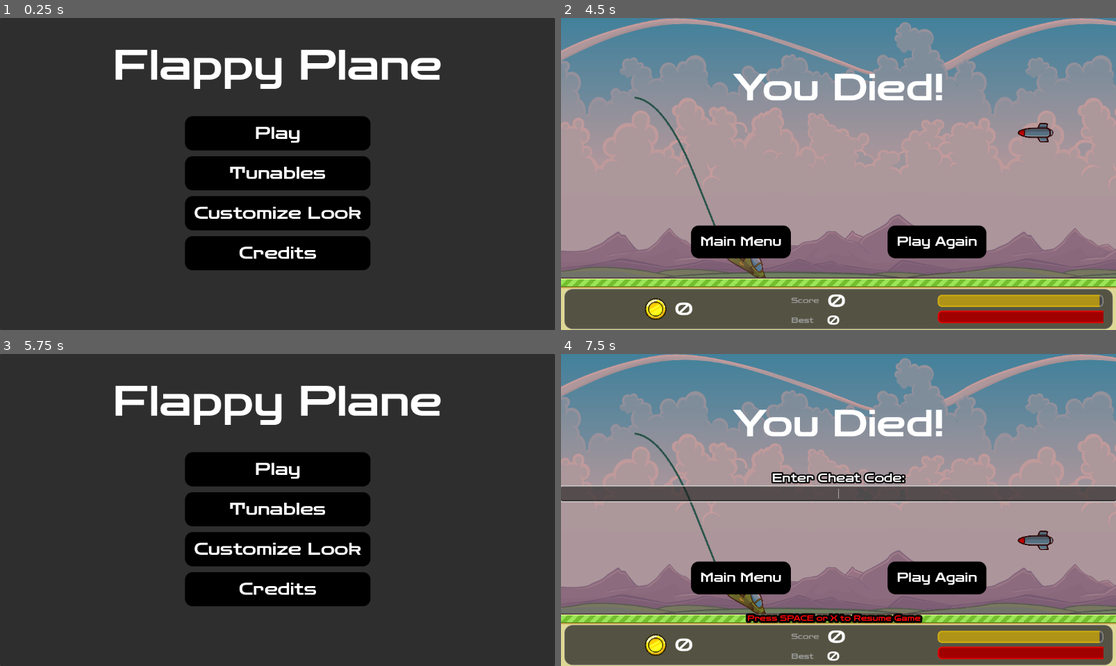
Above: before the commit, frames 1-4 (two rows, left to right).
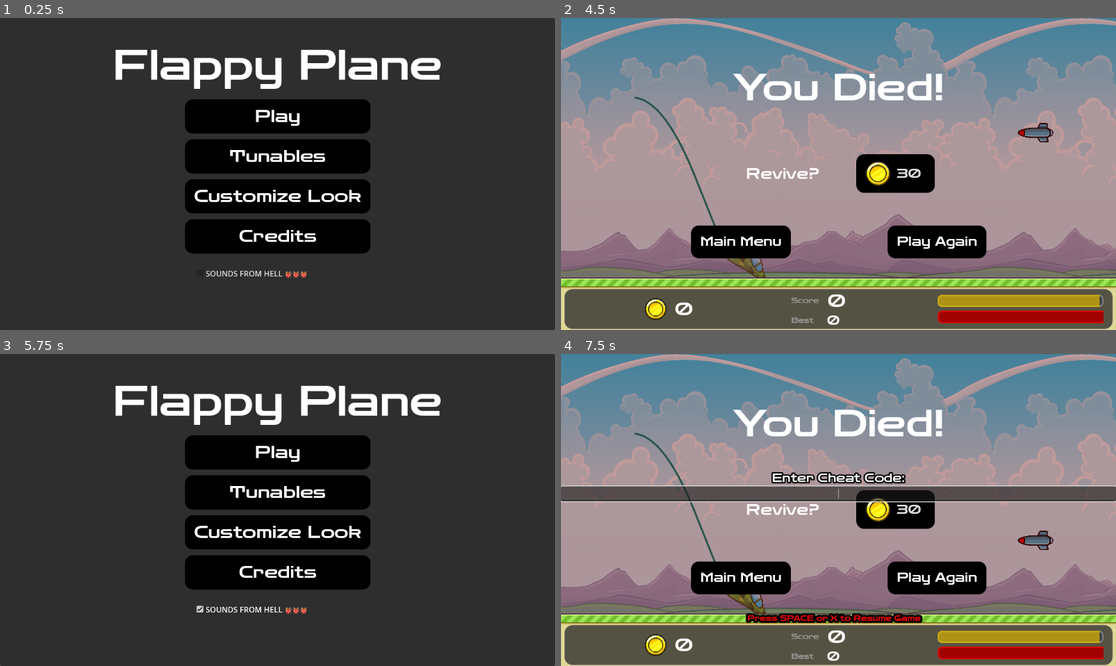
Above: after the commit, the same moments.

Repository: matrndev/flappy-plane
Game: Godot game, scene res://scenes/main_menu.tscn
Two runs of this game, one before a commit and one after it. Both use one fixed random seed, a clock stepped at 60 frames per second and the inputs below.
Inputs (mouse positions are in pixels of both pictures, inside the frame that each line leads up to):
- Up to frame 1 (0.25 s): no input
- Up to frame 2 (4.5 s): click "Customize Look" at 0.5 s; click "Save" at 1.25 s; click (838, 273) at 2 s, where only the run after the commit has a clickable "SOUNDS FROM HELL 👹👹👹"; click "Play" at 2.75 s; tap Space (keyboard_space) at 3.5 s; hold A (keyboard_a) 3.53-4.28 s; tap C (keyboard_c) at 4.35 s
- Up to frame 3 (5.75 s): click "Main Menu" at 5 s
- Up to frame 4 (7.5 s): click "Play" at 5.75 s; tap Space (keyboard_space) at 6.5 s; hold Space (keyboard_space) 6.53-7.28 s; tap T (keyboard_t) at 7.35 s

The runs differ from the first frame. In frame 1, 9.0% of the frame differs, in the area x 33-67%, y 26-84%; in frame 2, 1.9%; in frame 3, 9.0%; in frame 4, 1.9%.

Commit message:
add revival function and sound effects

Diff:
--- a/default_bus_layout.tres
+++ b/default_bus_layout.tres
@@ -1,4 +1,40 @@
 [gd_resource type="AudioBusLayout" format=3 uid="uid://b0bgnspsgg65y"]
 
+[sub_resource type="AudioEffectAmplify" id="AudioEffectAmplify_j3pel"]
+resource_name = "Amplify"
+volume_db = 24.0
+
+[sub_resource type="AudioEffectDistortion" id="AudioEffectDistortion_j3pel"]
+resource_name = "Distortion"
+pre_gain = 60.0
+keep_hf_hz = 20500.0
+drive = 1.0
+post_gain = 24.0
+
+[sub_resource type="AudioEffectReverb" id="AudioEffectReverb_j3pel"]
+resource_name = "Reverb"
+room_size = 1.0
+damping = 1.0
+hipass = 1.0
+wet = 1.0
+
+[sub_resource type="AudioEffectChorus" id="AudioEffectChorus_j3pel"]
+resource_name = "Chorus"
+wet = 1.0
+
+[sub_resource type="AudioEffectPitchShift" id="AudioEffectPitchShift_j3pel"]
+resource_name = "PitchShift"
+pitch_scale = 0.37
+oversampling = 32
+
 [resource]
-bus/0/volume_db = -13.516163
+bus/0/effect/0/effect = SubResource("AudioEffectAmplify_j3pel")
+bus/0/effect/0/enabled = false
+bus/0/effect/1/effect = SubResource("AudioEffectDistortion_j3pel")
+bus/0/effect/1/enabled = false
+bus/0/effect/2/effect = SubResource("AudioEffectReverb_j3pel")
+bus/0/effect/2/enabled = false
+bus/0/effect/3/effect = SubResource("AudioEffectChorus_j3pel")
+bus/0/effect/3/enabled = false
+bus/0/effect/4/effect = SubResource("AudioEffectPitchShift_j3pel")
+bus/0/effect/4/enabled = false
--- a/scenes/main_menu.tscn
+++ b/scenes/main_menu.tscn
@@ -131,7 +131,12 @@
 theme_override_styles/focus = SubResource("StyleBoxEmpty_oa1go")
 text = "Credits"
 
+[node name="HellSoundsCheckbox" type="CheckBox" parent="Panel/VBoxContainer" unique_id=1073137786]
+layout_mode = 2
+text = "SOUNDS FROM HELL 👹👹👹"
+
 [connection signal="pressed" from="Panel/VBoxContainer/PlayButton" to="." method="_on_play_button_pressed"]
 [connection signal="pressed" from="Panel/VBoxContainer/TunablesButton" to="." method="_on_tunables_button_pressed"]
 [connection signal="pressed" from="Panel/VBoxContainer/SkinButton" to="." method="_on_skin_button_pressed"]
 [connection signal="pressed" from="Panel/VBoxContainer/CreditsButton" to="." method="_on_credits_button_pressed"]
+[connection signal="toggled" from="Panel/VBoxContainer/HellSoundsCheckbox" to="." method="_on_hell_sounds_checkbox_toggled"]
--- a/scenes/you_died.tscn
+++ b/scenes/you_died.tscn
@@ -3,6 +3,8 @@
 [ext_resource type="FontFile" uid="uid://byrn6tqmul438" path="res://fonts/Zen_Dots/ZenDots-Regular.ttf" id="1_0hmh4"]
 [ext_resource type="Script" uid="uid://bqaiogudlkm6c" path="res://scripts/you_died.gd" id="1_k4bmk"]
 [ext_resource type="StyleBox" uid="uid://bbvt117ekb27v" path="res://styles/button_normal.tres" id="2_qk8dk"]
+[ext_resource type="Texture2D" uid="uid://ctrhv3rpvm6vx" path="res://assets/plane_pack/flying_coins/animatable_parts/gold_coin.png" id="4_cl810"]
+[ext_resource type="AudioStream" uid="uid://c6t23plxfr007" path="res://assets/audio/buzzer.mp3" id="5_fpi8n"]
 
 [sub_resource type="StyleBoxFlat" id="StyleBoxFlat_cl810"]
 bg_color = Color(0.42318475, 5.655363e-07, 9.62615e-08, 0.39215687)
@@ -115,5 +117,64 @@
 theme_override_font_sizes/font_size = 77
 text = "You Died!"
 
+[node name="ReviveButton" type="Button" parent="Control" unique_id=1459767158]
+layout_mode = 0
+offset_left = 632.0
+offset_top = 312.0
+offset_right = 757.0
+offset_bottom = 364.0
+theme_override_fonts/font = ExtResource("1_0hmh4")
+theme_override_font_sizes/font_size = 27
+theme_override_styles/normal = ExtResource("2_qk8dk")
+theme_override_styles/pressed = SubResource("StyleBoxFlat_k4bmk")
+theme_override_styles/hover = SubResource("StyleBoxFlat_qk8dk")
+theme_override_styles/focus = SubResource("StyleBoxEmpty_cl810")
+text = "20"
+icon = ExtResource("4_cl810")
+expand_icon = true
+
+[node name="ReviveLabel" type="Label" parent="Control" unique_id=824642645]
+layout_mode = 1
+anchors_preset = 8
+anchor_left = 0.5
+anchor_top = 0.5
+anchor_right = 0.5
+anchor_bottom = 0.5
+offset_left = 364.0
+offset_top = 300.0
+offset_right = 523.0
+offset_bottom = 338.0
+grow_horizontal = 2
+grow_vertical = 2
+theme_override_fonts/font = ExtResource("1_0hmh4")
+theme_override_font_sizes/font_size = 31
+text = "Revive?"
+
+[node name="InsufficientFundsLabel" type="Label" parent="Control" unique_id=17755421]
+visible = false
+layout_mode = 1
+anchors_preset = 8
+anchor_left = 0.5
+anchor_top = 0.5
+anchor_right = 0.5
+anchor_bottom = 0.5
+offset_left = 568.0
+offset_top = 364.0
+offset_right = 913.0
+offset_bottom = 402.0
+grow_horizontal = 2
+grow_vertical = 2
+theme_override_colors/font_color = Color(1, 0, 0, 1)
+theme_override_colors/font_outline_color = Color(1, 1, 0, 1)
+theme_override_constants/outline_size = 7
+theme_override_fonts/font = ExtResource("1_0hmh4")
+theme_override_font_sizes/font_size = 19
+text = "Not enough coins!"
+
+[node name="BuzzerPlayer" type="AudioStreamPlayer2D" parent="." unique_id=332461483]
+stream = ExtResource("5_fpi8n")
+volume_db = 10.041
+
 [connection signal="pressed" from="Control/HBoxContainer/MainMenuButton" to="." method="_on_main_menu_button_pressed"]
 [connection signal="pressed" from="Control/HBoxContainer/PlayAgainButton" to="." method="_on_play_again_button_pressed"]
+[connection signal="pressed" from="Control/ReviveButton" to="." method="_on_revive_button_pressed"]
--- a/scripts/game.gd
+++ b/scripts/game.gd
@@ -31,7 +31,7 @@
 # TODO:
 # DONE: - ship first version
 # DONE: - more tunables (e.g. more granular fuel consumption, how easy the refueling station is)
-# - shop (find a use for coins, maybe unlocking skins)
+# DONE: - shop (find a use for coins, maybe unlocking skins)
 # - tutorial
 # DONE: - enemy torpedoes
 # DONE: - torpedoes remove your health instead of killing you instantly
@@ -324,6 +324,12 @@
 		death_message.queue_free()
 		death_message = null
 
+func clear_objects() -> void:
+	clear_coins()
+	clear_pipes()
+	clear_stations()
+	clear_torpedoes()
+	$PlaneTrail.clear_points()
 
 func _on_player_died() -> void:
 	# reset game
--- a/scripts/main_menu.gd
+++ b/scripts/main_menu.gd
@@ -12,3 +12,17 @@
 
 func _on_skin_button_pressed() -> void:
 	get_tree().change_scene_to_file("res://scenes/skin_menu.tscn")
+
+func _ready() -> void:
+	var bus: int = AudioServer.get_bus_index("Master")
+	if AudioServer.is_bus_effect_enabled(bus, 0):
+		$Panel/VBoxContainer/HellSoundsCheckbox.button_pressed = true
+
+func _on_hell_sounds_checkbox_toggled(toggled_on: bool) -> void:
+	var bus: int = AudioServer.get_bus_index("Master")
+	if toggled_on:
+		for i in AudioServer.get_bus_effect_count(bus):
+			AudioServer.set_bus_effect_enabled(bus, i, true)
+	else:
+		for i in AudioServer.get_bus_effect_count(bus):
+			AudioServer.set_bus_effect_enabled(bus, i, false)
--- a/scripts/skin_menu.gd
+++ b/scripts/skin_menu.gd
@@ -139,7 +139,6 @@
 func _on_color_sample_rect_button_4_pressed() -> void:
 	TunableVariables.player_sprite_color = "yellow"
 	refresh_texture()
-
 
 func _on_tab_bar_tab_changed(tab: int) -> void:
 	$PlayerPanel.hide()
--- a/scripts/you_died.gd
+++ b/scripts/you_died.gd
@@ -2,8 +2,40 @@
 
 signal play_again
 
+var revive_cost: int = 30
+
+func _ready() -> void:
+	$Control/ReviveButton.text = str(revive_cost)
+
 func _on_play_again_button_pressed() -> void:
 	play_again.emit()
 
+
 func _on_main_menu_button_pressed() -> void:
 	get_tree().change_scene_to_file("res://scenes/main_menu.tscn")
+
+
+func _on_revive_button_pressed() -> void:
+	var player: CharacterBody2D = get_parent().get_node_or_null("Player")
+	var game: Node2D = get_parent()
+
+	if game.coin_score < revive_cost:
+		$Control/InsufficientFundsLabel.show()
+		$BuzzerPlayer.play()
+		return
+
+	game.coin_score -= revive_cost
+	SavedStats.coin_score = game.coin_score
+
+	game.clear_objects()
+	player.dead = false
+	player.health = TunableVariables.torpedo_damage
+	game.get_node("GameStats").fuel_warning = false
+	player.position.y = 200
+	player.velocity.y = 0
+	player.get_node("Sprite2D").self_modulate.a = 1
+	player.rotation_degrees = 0
+	player.ready_to_start = false
+	player.fuel_remaining = 100.0
+	game.hold = true
+	queue_free()
Not shown, added: assets/audio/buzzer.mp3.import
Not shown, added: assets/audio/buzzer.mp3
